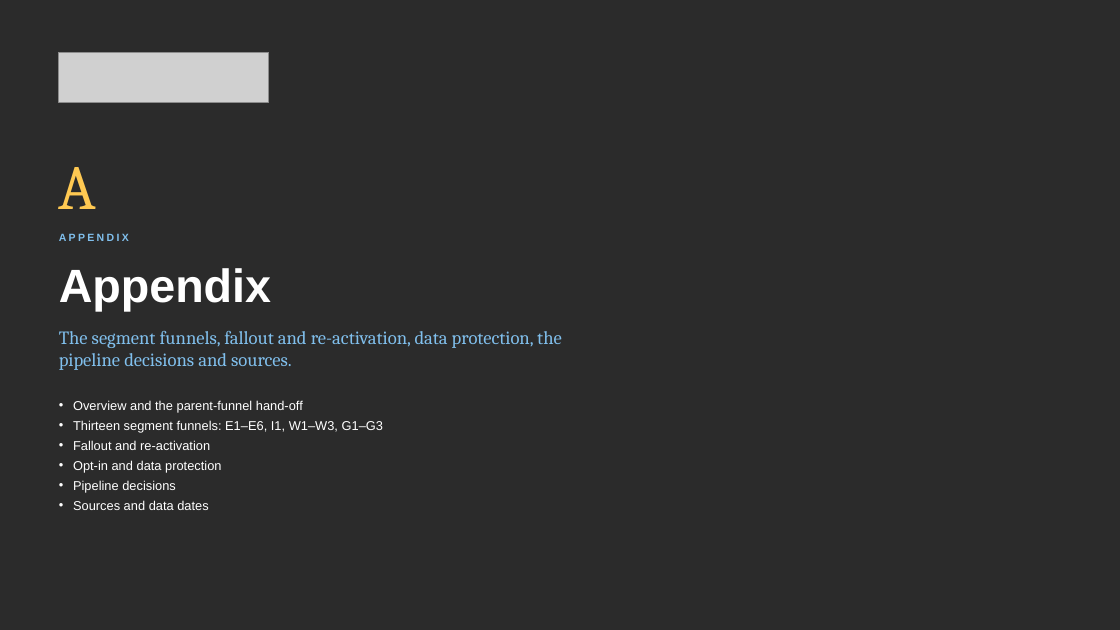
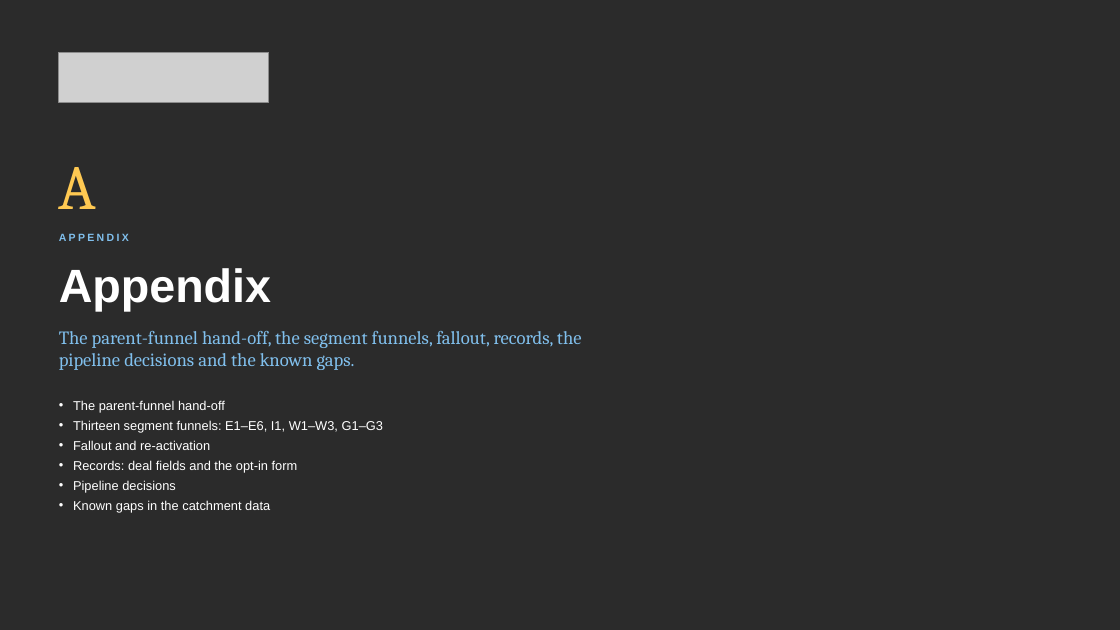
Before and after one commit to Nehemia-joh/Agenticmarketing, a slide deck: slide 22 of outputs/presentations/Silverleaf_Lead_Generation_Strategy_2026-10-12.pptx (slide 31 before the commit). Drawn at 1120x630 pixels with LibreOffice and Linux fonts; fonts in the diff are those of the drawing; grey boxes stand for pictures; background and template pictures are left out; a plain dark background stands for a picture behind light text. Boxes give left, top, right and bottom in pixels: in the first picture for what was removed or moved away, otherwise in the second. Text is boxed around its words. In the diff, an @@ line names an element or a change of style, - is before the commit and + after.

```diff
--- a/outputs/presentations/Silverleaf_Lead_Generation_Strategy_2026-10-12.pptx
+++ b/outputs/presentations/Silverleaf_Lead_Generation_Strategy_2026-10-12.pptx
@@ text at [59, 331, 582, 370]: text changed @@
-The segment funnels, fallout and re-activation, data protection, the pipeline decisions and sources.
+The parent-funnel hand-off, the segment funnels, fallout, records, the pipeline decisions and the known gaps.
@@ text at [73, 400, 225, 412]: text changed @@
-• Overview and the parent-funnel hand-off
+• The parent-funnel hand-off
@@ text at [73, 460, 298, 473]: text changed @@
-• Opt-in and data protection
+• Records: deal fields and the opt-in form
@@ text at [73, 500, 270, 513]: text changed @@
-• Sources and data dates
+• Known gaps in the catchment data
```
Also in this commit, not shown: 22 other slides changed, 2 slides added, 11 slides removed, 2 other files.
